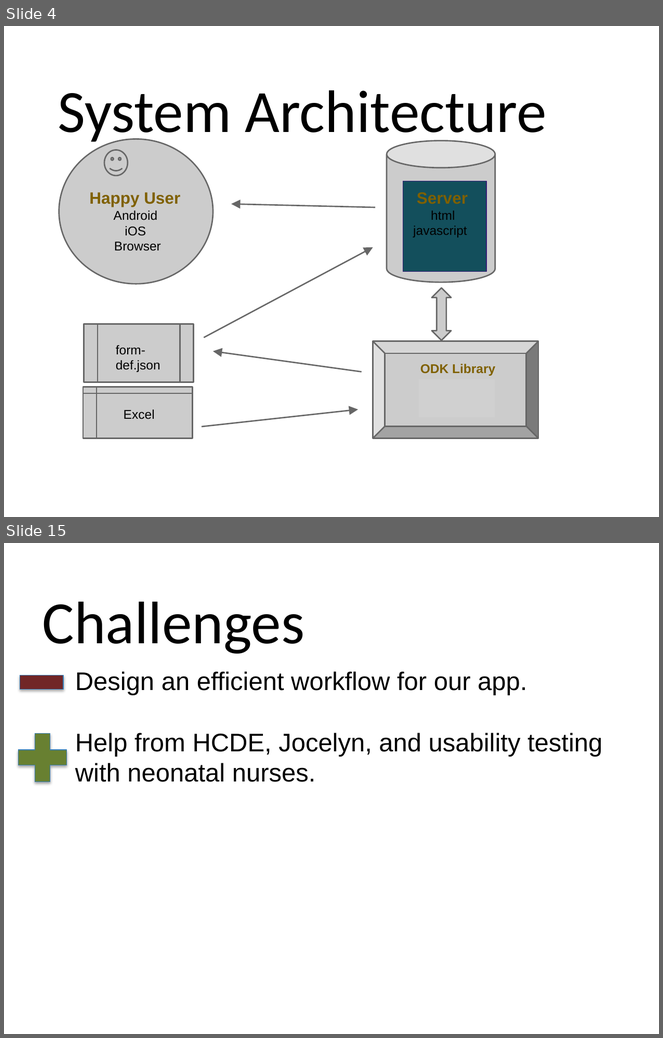
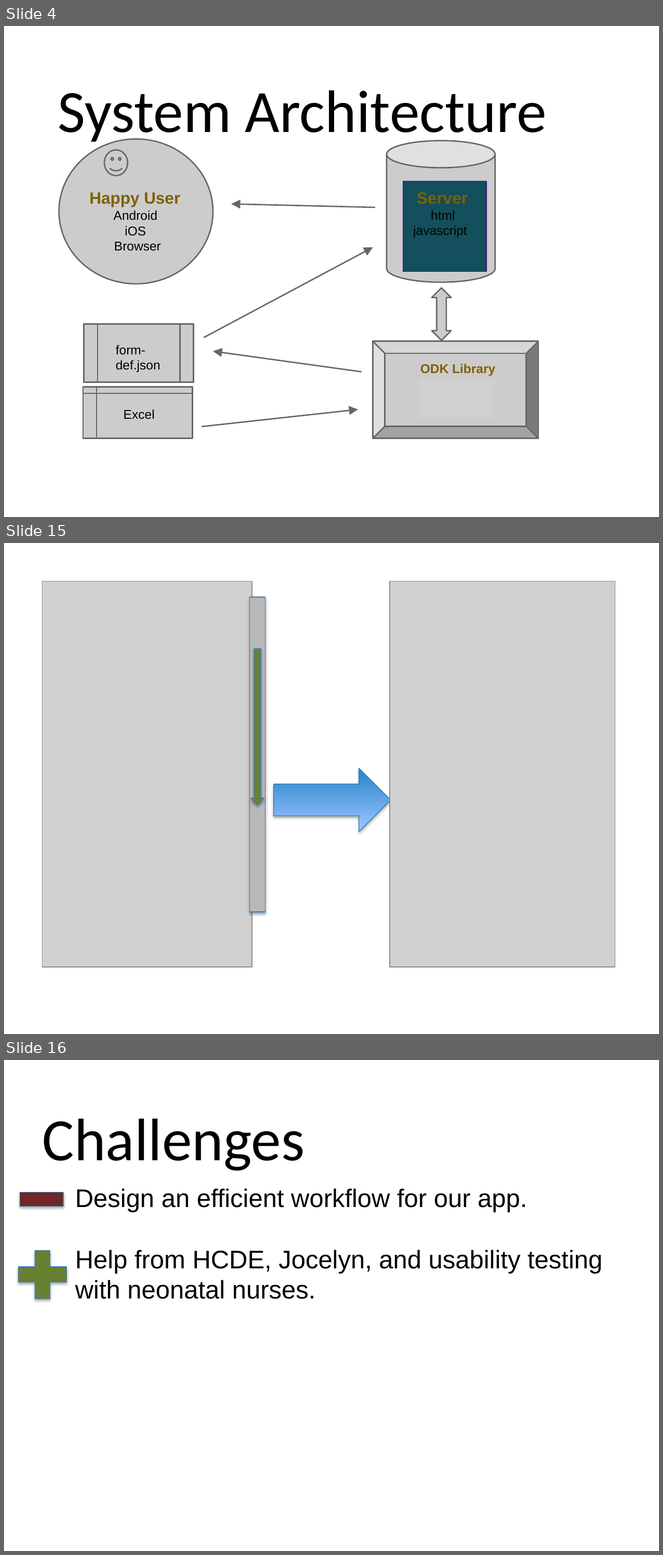
Before and after one commit to xiaoj/481web, a slide deck: presentation/Final Presentation.pptx. Shown one above the other, each under a label of ours: slides 4 and 15 before the commit, slides 4, 15 and 16 after it; the slides between them are not shown. The pictures are 663x1038 and 663x1555 pixels, drawn with LibreOffice and Linux fonts; fonts in the diff are those of the drawing; grey boxes stand for pictures; background and template pictures are left out. Boxes give left, top, right and bottom in pixels: in the first picture for what was removed or moved away, otherwise in the second. Text is boxed around its words. In the diff, an @@ line names an element or a change of style, - is before the commit and + after.

Commit message:
Update final powerpoint

```diff
--- a/presentation/Final Presentation.pptx
+++ b/presentation/Final Presentation.pptx
@@ slide 15 added at box(4, 543, 659, 1034), background #FFFFFF @@
@@ picture added at box(42, 581, 252, 967) @@
@@ picture added at box(390, 581, 616, 967) @@
@@ rectangle added at box(249, 597, 266, 912), fill #B8B8B8, outline #367EB9 0.75 pt @@
@@ right arrow added at box(250, 648, 264, 805), fill #688031, outline #367EB9 0.75 pt @@
@@ right arrow added at box(274, 768, 391, 832), fill gradient #2783CD to #A0C8FF, outline #367EB9 0.75 pt @@
@@ what was slide 15 is now slide 16 @@
```
Also in this commit, not shown: 10 other slides added, 10 slides removed.
